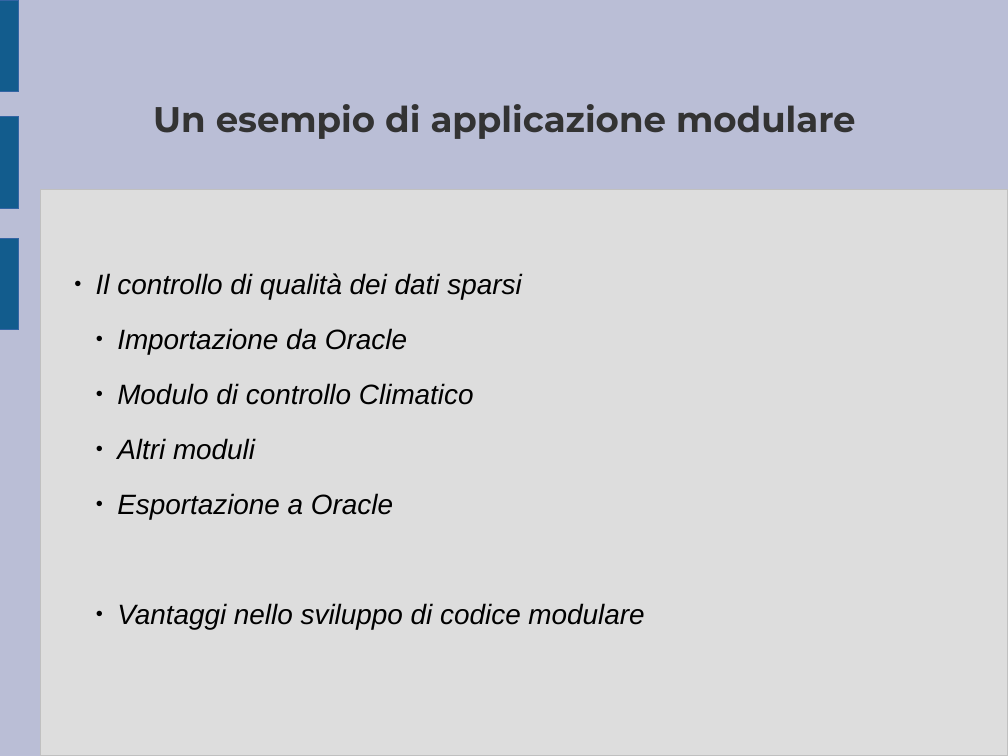
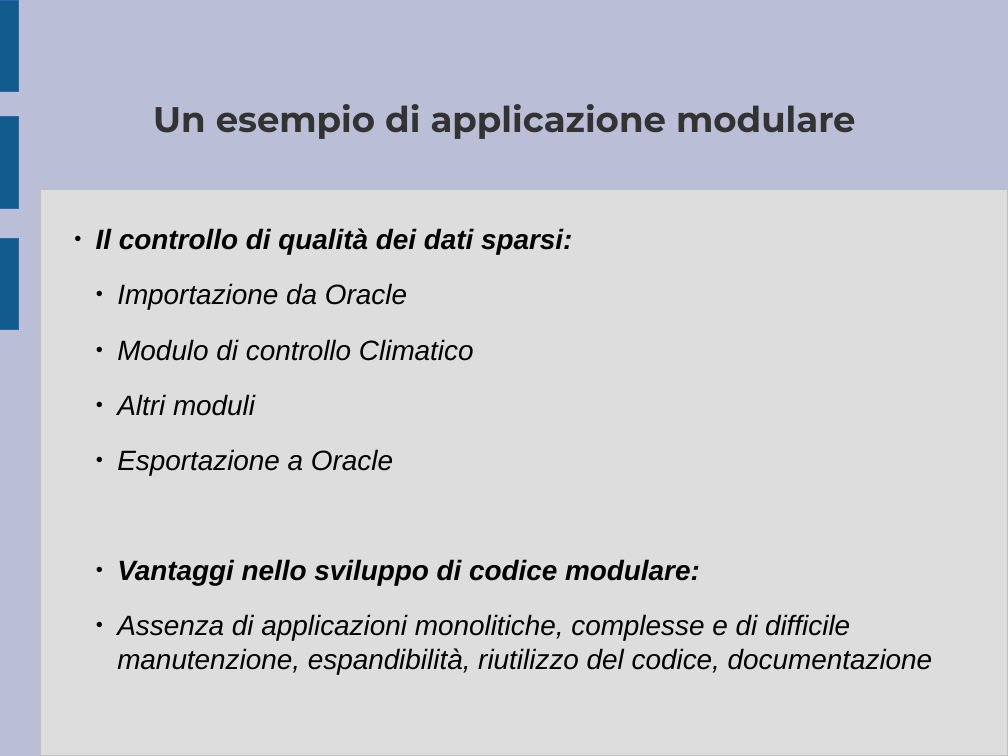
Before and after one commit to ARPA-SIMC/libsim, a slide deck: slide 10 of doc/breve_presentazione.odp. Drawn at 1008x756 pixels with LibreOffice and Linux fonts; fonts in the diff are those of the drawing. Boxes give left, top, right and bottom in pixels: in the first picture for what was removed or moved away, otherwise in the second. Text is boxed around its words. In the diff, an @@ line names an element or a change of style, - is before the commit and + after.

```diff
--- a/doc/breve_presentazione.odp
+++ b/doc/breve_presentazione.odp
@@ subtitle at (96, 228, 572, 255): text changed; bold on @@
-● Il controllo di qualità dei dati sparsi
+● Il controllo di qualità dei dati sparsi:
@@ subtitle at (117, 559, 933, 674): text changed @@
-  ● Vantaggi nello sviluppo di codice modulare
+  ● Vantaggi nello sviluppo di codice modulare:
+  ● Assenza di applicazioni monolitiche, complesse e di difficile manutenzione, espandibilità, riutilizzo del codice, documentazione
```
Also in this commit, not shown: 7 other slides changed.
